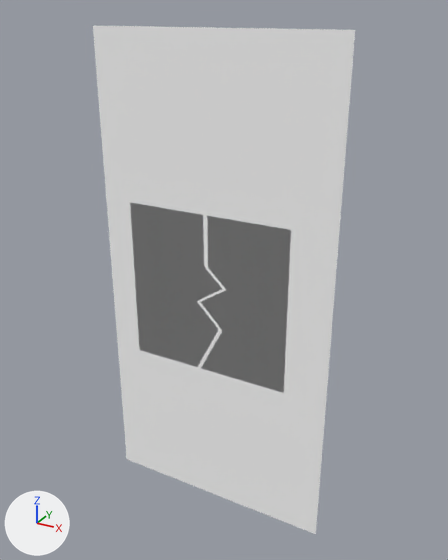
Two versions of the glTF model public/3d/meffect/model__meffect__meffect.ofs_302_0/ef_302.gltf, one commit apart.
Before and after are seen from a camera (50 mm lens) standing at (1.12, -1.94, 1.06) and looking at (0.03, 0.05, 0.07). Lighting does not change. The marker at lower left points along +X, +Y and +Z. The older version comes first.

Names of what the first picture shows: 'ef_302.001'.
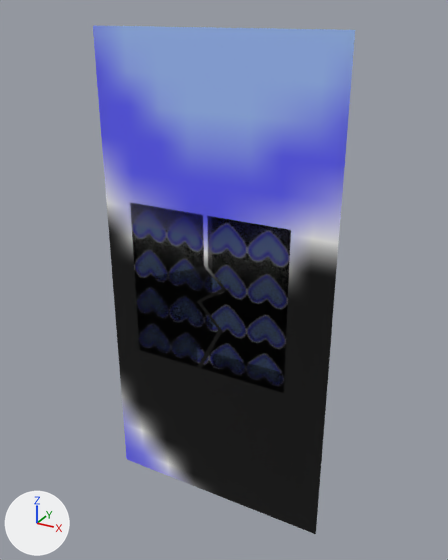
Pixel boxes (x1, y1, x2, y2) of what changed, in the pictures (448 x 560 px):
'ef_302.001', surface changed (darker): (93, 26, 355, 534) in both

The change in detail:
Picture 'ef_302' (img_ef_302) is new.
In material 'fuikidasi1' (mat_fuikidasi1), base_color is no longer (1.0, 1.0, 1.0), white #ffffff.
In material 'fuikidasi1' (mat_fuikidasi1), texture is now set to img_ef_302.
